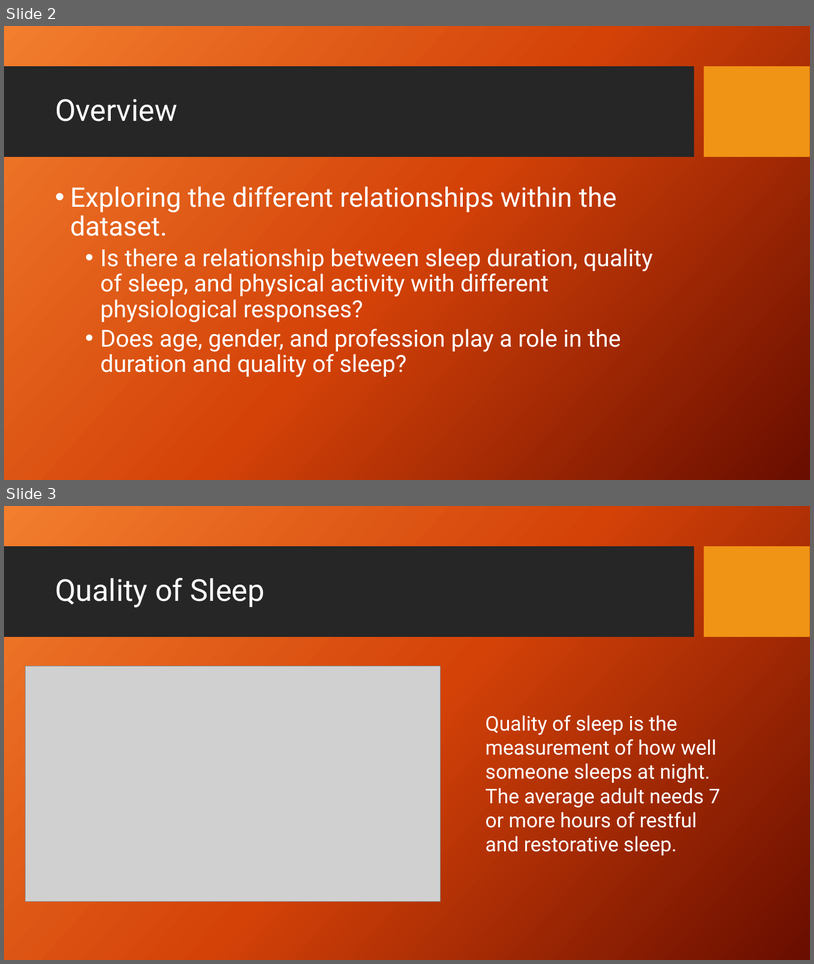
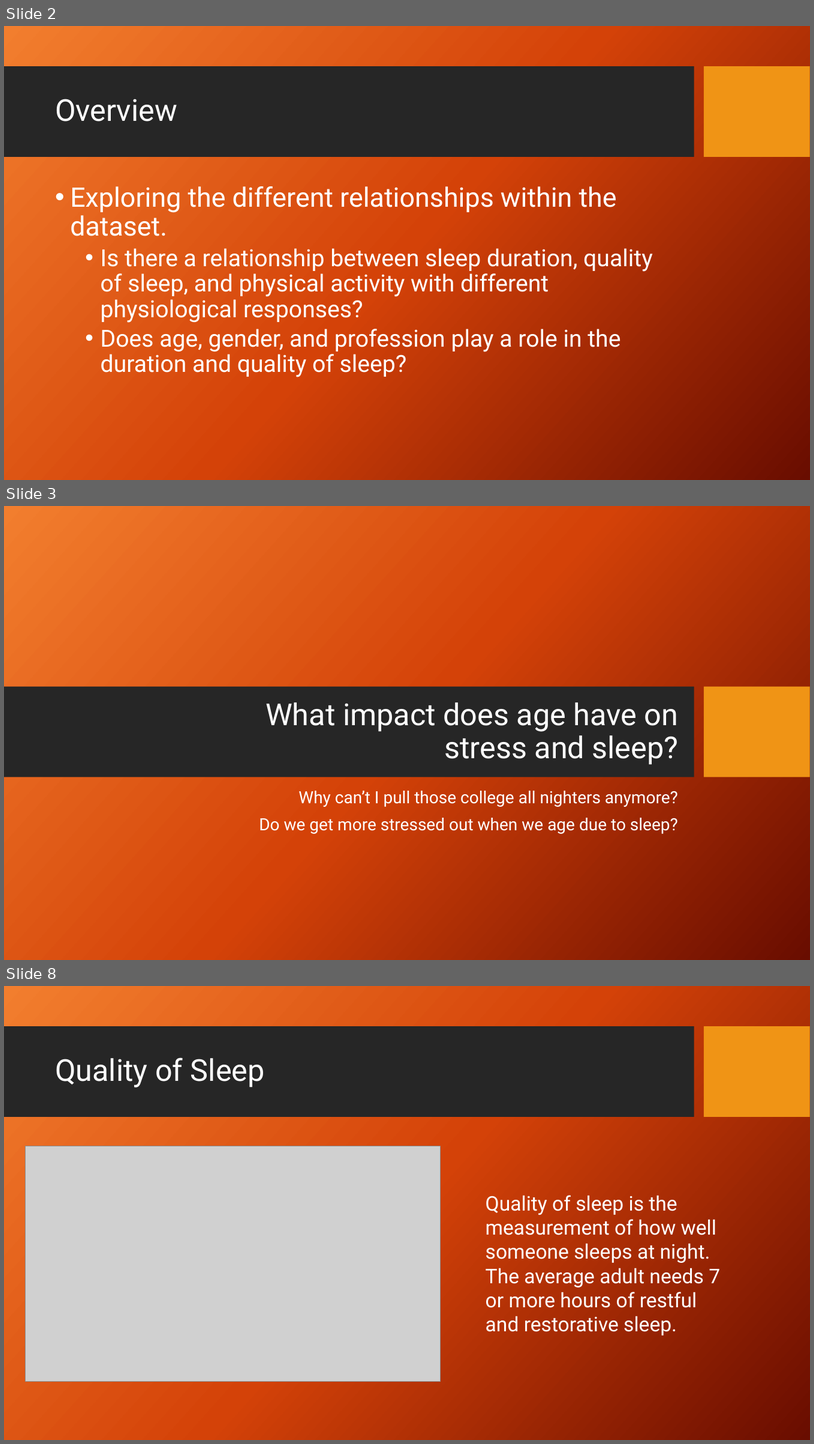
Before and after one commit to jaredsletto/Project_1, a slide deck: Project 1 - Sleep Project.pptx. Shown one above the other, each under a label of ours: slides 2 and 3 before the commit, slides 2, 3 and 8 after it; the slides between them are not shown. The pictures are 814x964 and 814x1444 pixels, drawn with LibreOffice and Linux fonts; fonts in the diff are those of the drawing; grey boxes stand for pictures; background and template pictures are left out. Boxes give left, top, right and bottom in pixels: in the first picture for what was removed or moved away, otherwise in the second. Text is boxed around its words. In the diff, an @@ line names an element or a change of style, - is before the commit and + after.

```diff
--- a/Project 1 - Sleep Project.pptx
+++ b/Project 1 - Sleep Project.pptx
@@ slide 3 added at (4,506,810,960), background picture (left out) @@
@@ rectangle added at (4,686,694,777), fill #262626 @@
@@ title added at (266,702,679,765), 36 pt, text #FFFFFF @@
+What impact does age have on
+stress and sleep?
@@ rectangle added at (705,686,810,777), fill #F09415 @@
@@ text added at (259,790,678,834), 20 pt, text #FFFFFF @@
+Why can’t I pull those college all nighters anymore?
+Do we get more stressed out when we age due to sleep?
@@ what was slide 3 is now slide 8 @@
```
Also in this commit, not shown: 4 other slides added.
